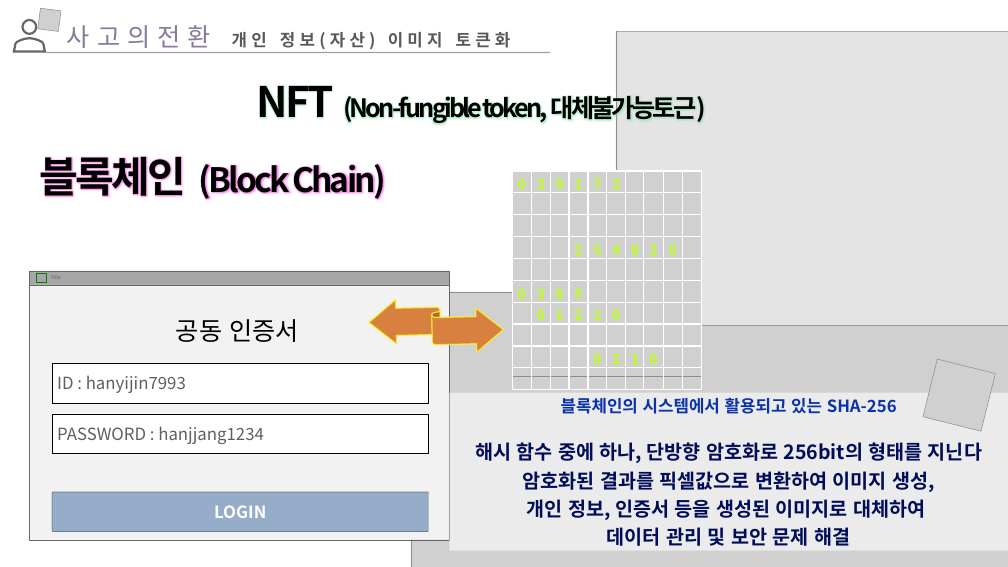
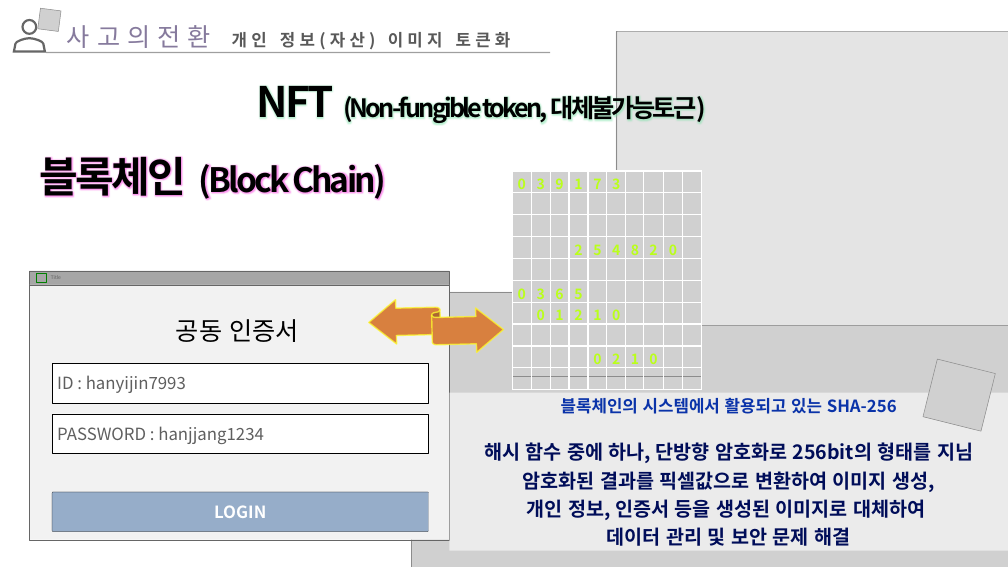
Before and after one commit to hanYijin/portfolio_2021, a slide deck: slide 19 of python데이터 분석과 이미지처리.pptx. Drawn at 1008x567 pixels with LibreOffice and Linux fonts; fonts in the diff are those of the drawing; grey boxes stand for pictures. Boxes give left, top, right and bottom in pixels: in the first picture for what was removed or moved away, otherwise in the second. Text is boxed around its words. In the diff, an @@ line names an element or a change of style, - is before the commit and + after.

```diff
--- a/python데이터 분석과 이미지처리.pptx
+++ b/python데이터 분석과 이미지처리.pptx
@@ text in rectangle at bbox=[484, 442, 973, 463]: text changed @@
-해시 함수 중에 하나, 단방향 암호화로 256bit의 형태를 지닌다
+해시 함수 중에 하나, 단방향 암호화로 256bit의 형태를 지님
```
Also in this commit, not shown: 11 other slides changed, 14 other files.
